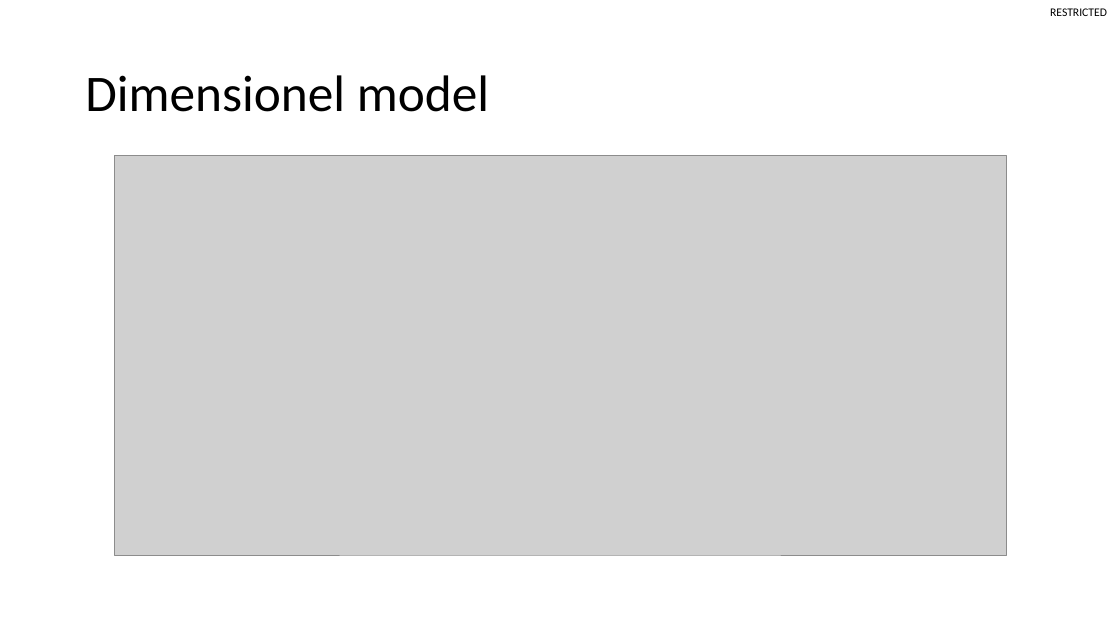
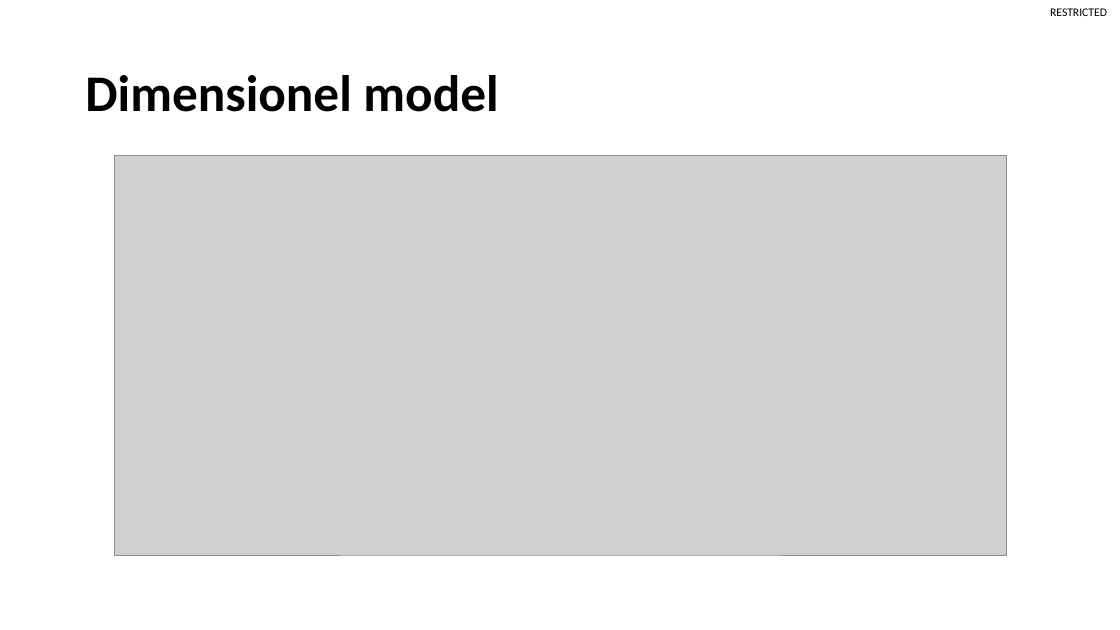
Before and after one commit to SorenKoelbaek/PokemonCase, a slide deck: slide 7 of Presentation/Presentation.pptx (slide 5 before the commit). Drawn at 1120x630 pixels with LibreOffice and Linux fonts; fonts in the diff are those of the drawing; grey boxes stand for pictures. Boxes give left, top, right and bottom in pixels: in the first picture for what was removed or moved away, otherwise in the second. Text is boxed around its words. In the diff, an @@ line names an element or a change of style, - is before the commit and + after.

```diff
--- a/Presentation/Presentation.pptx
+++ b/Presentation/Presentation.pptx
@@ title "Dimensionel model" at (85,75,498,112): bold on @@
```
Also in this commit, not shown: 5 other slides changed, 2 slides added, 1 other file.
